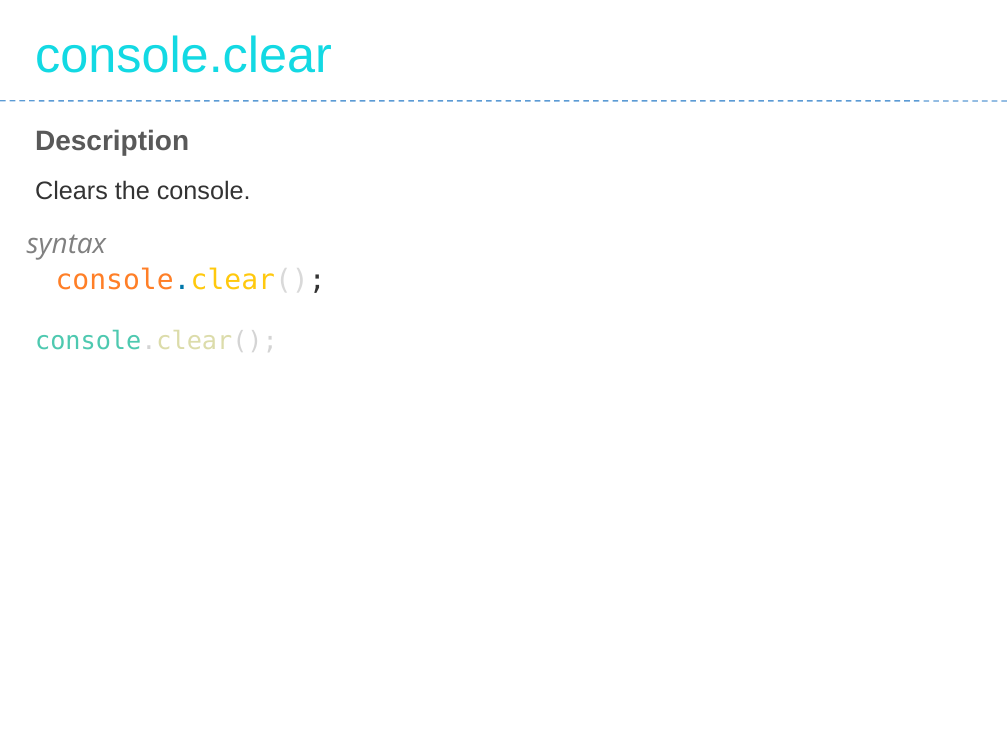
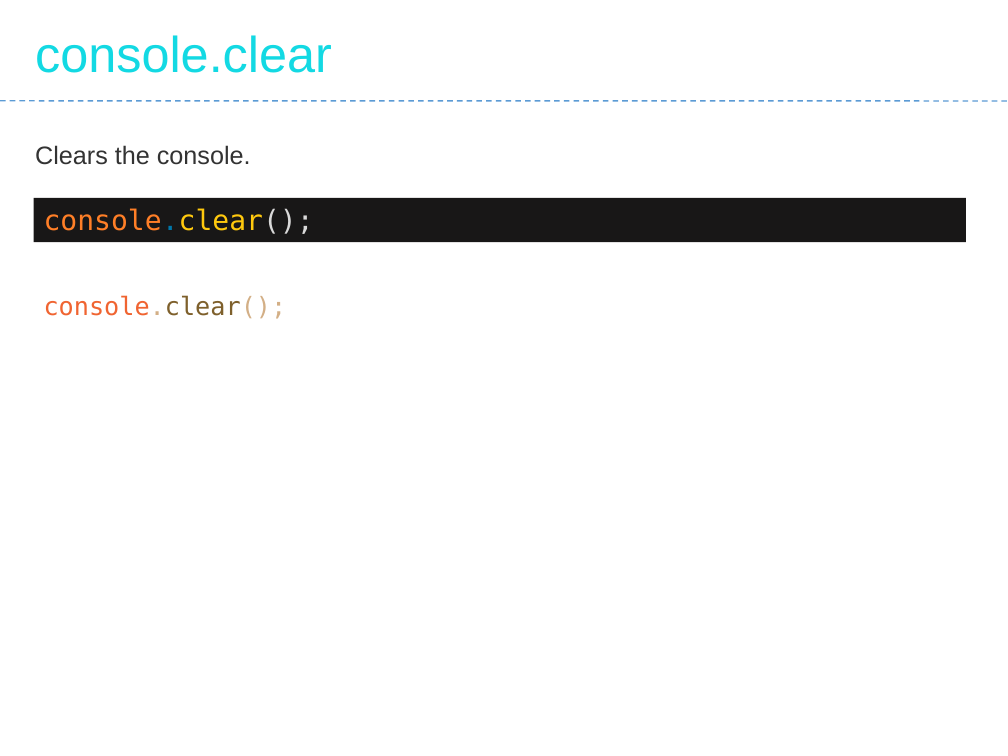
Before and after one commit to Saleel-Bagde/PPT-s, a slide deck: slide 22 of JavaScript.pptx. Drawn at 1008x756 pixels with LibreOffice and Linux fonts; fonts in the diff are those of the drawing. Boxes give left, top, right and bottom in pixels: in the first picture for what was removed or moved away, otherwise in the second. Text is boxed around its words. In the diff, an @@ line names an element or a change of style, - is before the commit and + after.

```diff
--- a/JavaScript.pptx
+++ b/JavaScript.pptx
@@ text "Clears the console.": place and size @@
-text "Clears the console." at <box>35,180,251,200</box>
+text "Clears the console." at <box>35,145,251,165</box>
@@ text removed at <box>35,129,189,155</box> @@
-Description
@@ rectangle "console.clear();": place and size @@
-rectangle "console.clear();" at <box>56,267,326,293</box>
+rectangle "console.clear();" at <box>33,198,966,242</box>
@@ rectangle "console.clear();" at <box>33,198,966,242</box>: text colour #333333 to #D9D9D9 in "console.clear();"; fill none to #181717 @@
@@ text removed at <box>27,234,106,260</box> @@
-syntax
@@ text "console.clear();": place and size @@
-text "console.clear();" at <box>35,329,278,352</box>
+text "console.clear();" at <box>44,295,287,319</box>
@@ text "console.clear();" at <box>44,295,287,319</box>: text colour #4EC9B0 to #F06431, text colour #D4D4D4 to #D3AF86, text colour #DCDCAA to #7E602C in "console.clear();" @@
```
Also in this commit, not shown: 30 other slides changed.
